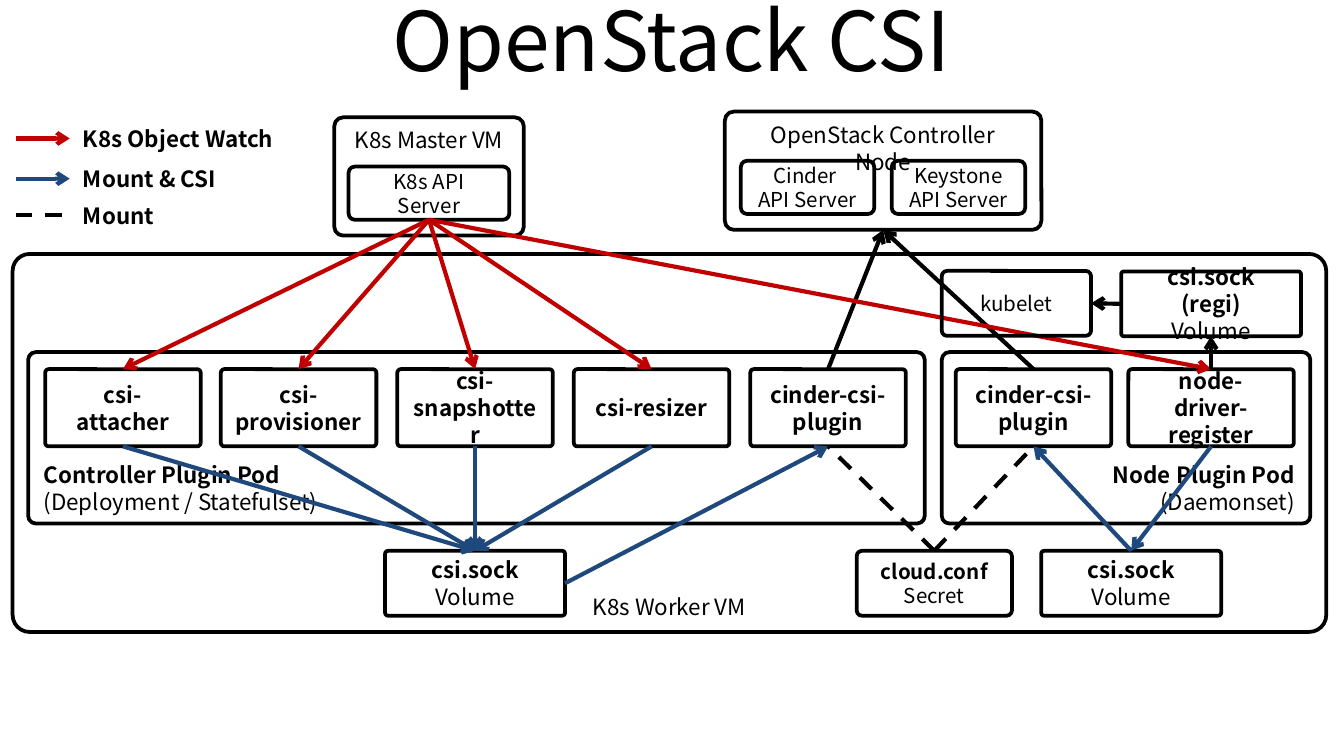
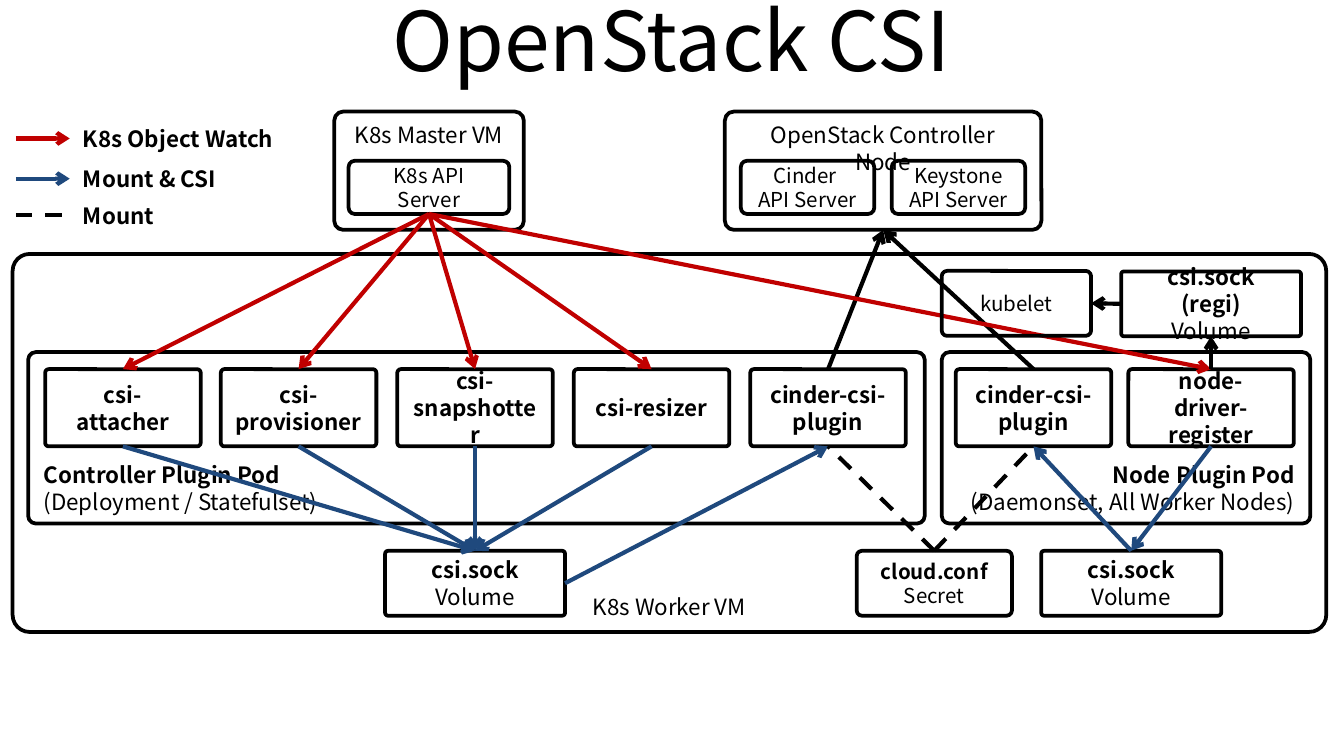
Before and after one commit to ssup2/blog-old, a slide deck: slide 1 of images/theory_analysis/Kubernetes_OpenStack_Cinder_CSI/Kubernetes_OpenStack_Cinder_CSI.pptx. Drawn at 1344x756 pixels with LibreOffice and Linux fonts; fonts in the diff are those of the drawing. Boxes give left, top, right and bottom in pixels: in the first picture for what was removed or moved away, otherwise in the second. Text is boxed around its words. In the diff, an @@ line names an element or a change of style, - is before the commit and + after.

```diff
--- a/images/theory_analysis/Kubernetes_OpenStack_Cinder_CSI/Kubernetes_OpenStack_Cinder_CSI.pptx
+++ b/images/theory_analysis/Kubernetes_OpenStack_Cinder_CSI/Kubernetes_OpenStack_Cinder_CSI.pptx
@@ rounded rectangle "K8s Master VM": place and size @@
-rounded rectangle "K8s Master VM" at (335,117,524,235)
+rounded rectangle "K8s Master VM" at (335,112,524,230)
@@ rounded rectangle "K8s API": place and size @@
-rounded rectangle "K8s API" at (348,167,509,220)
+rounded rectangle "K8s API" at (348,161,509,215)
@@ arrow moved from (429, 220) - (122, 370) to (429, 214) - (122, 370) @@
@@ arrow moved from (429, 220) - (298, 370) to (429, 214) - (298, 370) @@
@@ arrow moved from (429, 220) - (1211, 370) to (429, 214) - (1211, 370) @@
@@ arrow moved from (429, 220) - (652, 370) to (429, 214) - (652, 370) @@
@@ arrow moved from (429, 220) - (474, 370) to (429, 214) - (474, 370) @@
@@ text in rounded rectangle at (971,487,1294,515): text changed @@
-(Daemonset)
+(Daemonset, All Worker Nodes)
```
Also in this commit, not shown: 1 other file.
